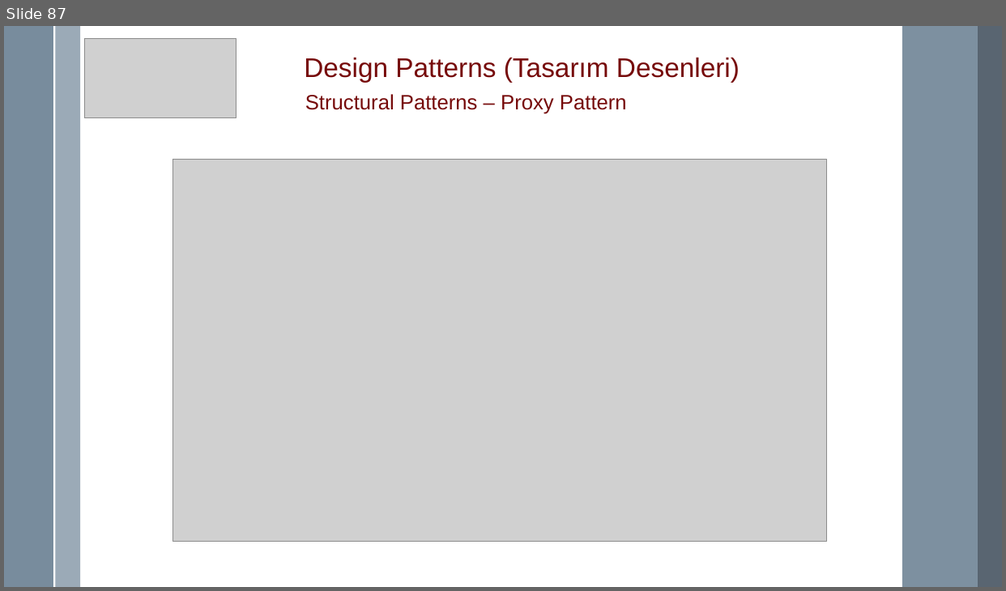
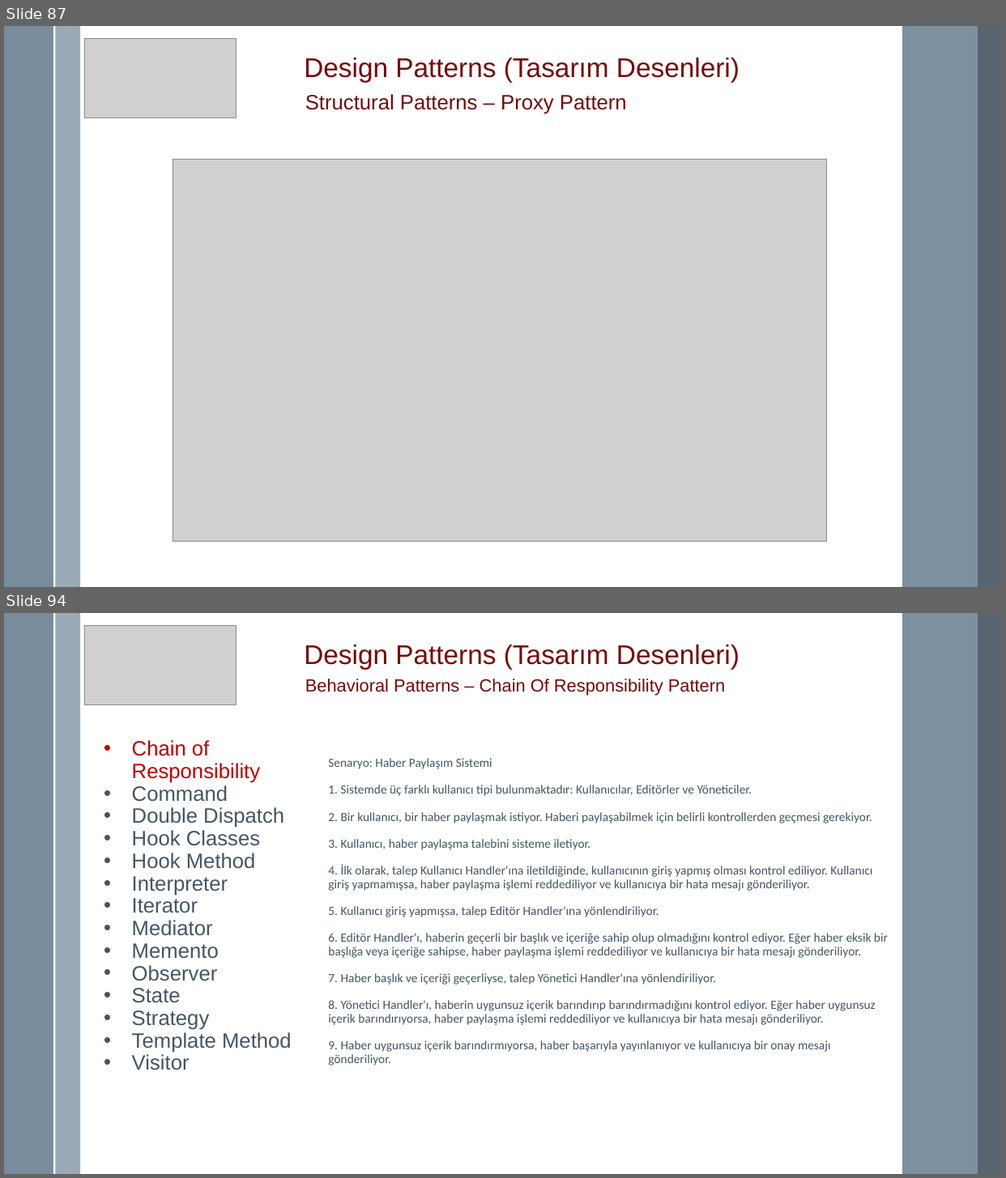
Before and after one commit to mremregok/DesignPattern, a slide deck: Design Pattern.pptx. Shown one above the other, each under a label of ours: slide 87 before the commit, slides 87 and 94 after it; the slides between them are not shown. The pictures are 1006x591 and 1006x1178 pixels, drawn with LibreOffice and Linux fonts; fonts in the diff are those of the drawing; grey boxes stand for pictures. Boxes give left, top, right and bottom in pixels: in the first picture for what was removed or moved away, otherwise in the second. Text is boxed around its words. In the diff, an @@ line names an element or a change of style, - is before the commit and + after.

Commit message:
Davranışsal tasarım desenlerinden Chain of Responsibility ve Command eklendi.

```diff
--- a/Design Pattern.pptx
+++ b/Design Pattern.pptx
@@ slide 94 added at <box>4,613,1002,1174</box>, background #FFFFFF; not listed: 5 template elements that a slide beside it also shows @@
@@ picture added at <box>84,626,236,705</box> @@
@@ text added at <box>304,644,739,669</box>, 26 pt, text #760A0A @@
+Design Patterns (Tasarım Desenleri)
@@ text added at <box>305,679,725,696</box>, 17 pt, text #760A0A @@
+Behavioral Patterns – Chain Of Responsibility Pattern
@@ text added at <box>132,740,292,1071</box>, 20 pt, text #465562 @@
+• Chain of Responsibility
+• Command
+• Double Dispatch
+• Hook Classes
+• Hook Method
+• Interpreter
+• Iterator
+• Mediator
+• Memento
+• Observer
+• State
+• Strategy
+• Template Method
+• Visitor
@@ text added at <box>328,758,888,1066</box>, 12 pt, text #465562 @@
+Senaryo: Haber Paylaşım Sistemi
+1. Sistemde üç farklı kullanıcı tipi bulunmaktadır: Kullanıcılar, Editörler ve Yöneticiler.
+2. Bir kullanıcı, bir haber paylaşmak istiyor. Haberi paylaşabilmek için belirli kontrollerden geçmesi gerekiyor.
+3. Kullanıcı, haber paylaşma talebini sisteme iletiyor.
+4. İlk olarak, talep Kullanıcı Handler'ına iletildiğinde, kullanıcının giriş yapmış olması kontrol ediliyor. Kullanıcı giriş yapmamışsa, haber paylaşma işlemi reddediliyor ve kullanıcıya bir hata mesajı gönderiliyor.
+5. Kullanıcı giriş yapmışsa, talep Editör Handler'ına yönlendiriliyor.
+6. Editör Handler'ı, haberin geçerli bir başlık ve içeriğe sahip olup olmadığını kontrol ediyor. Eğer haber eksik bir başlığa veya içeriğe sahipse, haber paylaşma işlemi reddediliyor ve kullanıcıya bir hata mesajı gönderiliyor.
+7. Haber başlık ve içeriği geçerliyse, talep Yönetici Handler'ına yönlendiriliyor.
+8. Yönetici Handler'ı, haberin uygunsuz içerik barındırıp barındırmadığını kontrol ediyor. Eğer haber uygunsuz içerik barındırıyorsa, haber paylaşma işlemi reddediliyor ve kullanıcıya bir hata mesajı gönderiliyor.
+9. Haber uygunsuz içerik barındırmıyorsa, haber başarıyla yayınlanıyor ve kullanıcıya bir onay mesajı gönderiliyor.
```
Also in this commit, not shown: 13 other slides added, 18 other files.
